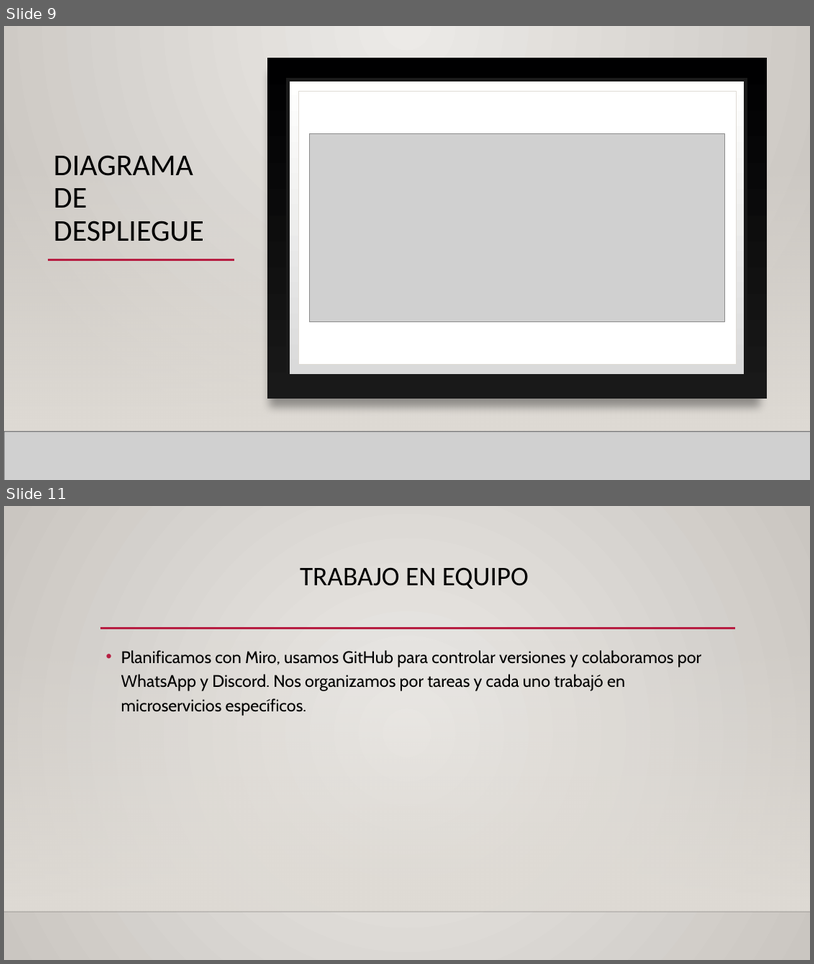
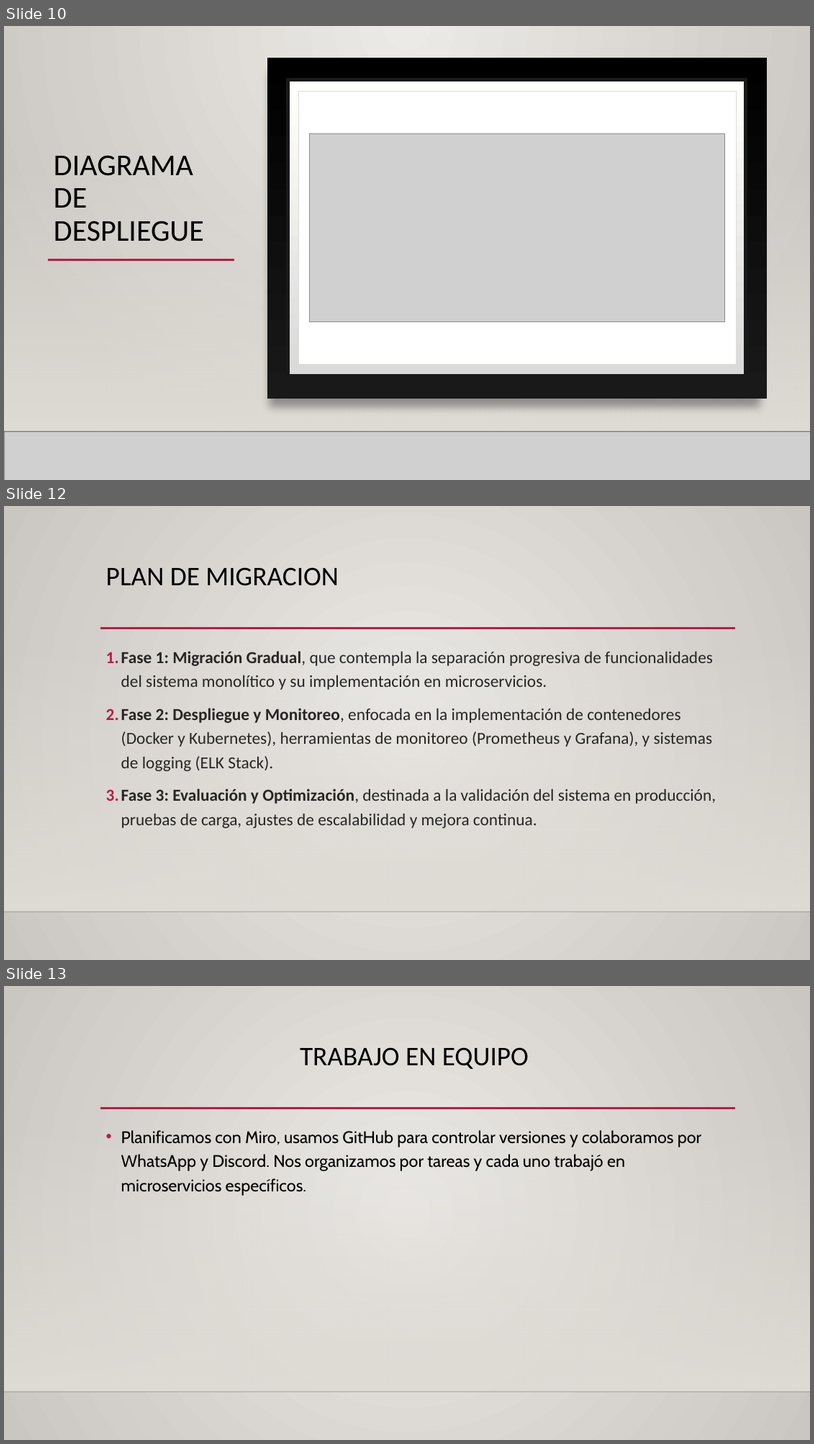
Before and after one commit to VicenteAlfaroS/Experiencia-1-Caso-3-nombre-Vicente-Alfaro, a slide deck: Presentacion caso 3.pptx. Shown one above the other, each under a label of ours: slides 9 and 11 before the commit, slides 10, 12 and 13 after it; the slides between them are not shown. The pictures are 814x964 and 814x1444 pixels, drawn with LibreOffice and Linux fonts; fonts in the diff are those of the drawing; grey boxes stand for pictures; background and template pictures are left out. Boxes give left, top, right and bottom in pixels: in the first picture for what was removed or moved away, otherwise in the second. Text is boxed around its words. In the diff, an @@ line names an element or a change of style, - is before the commit and + after.

```diff
--- a/Presentacion caso 3.pptx
+++ b/Presentacion caso 3.pptx
@@ slide 12 added at [4, 506, 810, 960], background gradient #ECEAE7 to #CAC7C1; not listed: 3 template elements that a slide beside it also shows @@
@@ title added at [106, 567, 339, 586], 32 pt, text #000000 @@
+PLAN DE MIGRACION
@@ text added at [121, 651, 716, 828], 20 pt, text #262626 @@
+1. Fase 1: Migración Gradual, que contempla la separación progresiva de funcionalidades del sistema monolítico y su implementación en microservicios.
+2. Fase 2: Despliegue y Monitoreo, enfocada en la implementación de contenedores (Docker y Kubernetes), herramientas de monitoreo (Prometheus y Grafana), y sistemas de logging (ELK Stack).
+3. Fase 3: Evaluación y Optimización, destinada a la validación del sistema en producción, pruebas de carga, ajustes de escalabilidad y mejora continua.
@@ what was slide 9 is now slide 10 @@
@@ what was slide 11 is now slide 13 @@
```
Also in this commit, not shown: 5 slides changed, 1 other slide added.
